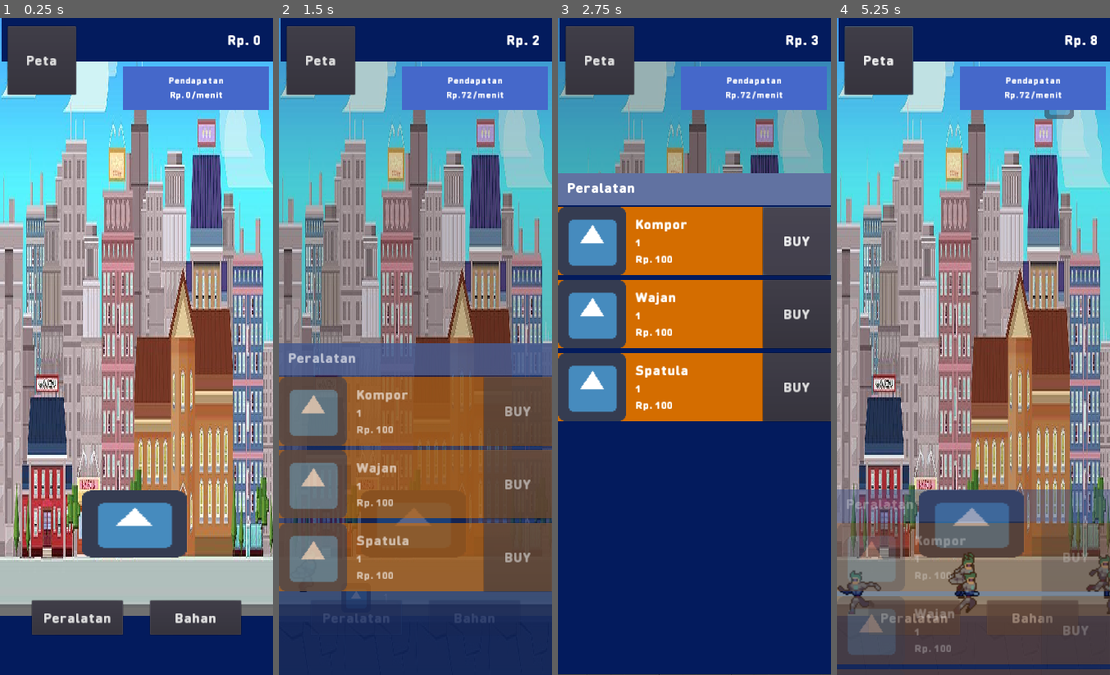
Above: before the commit, frames 1-4 (left to right).
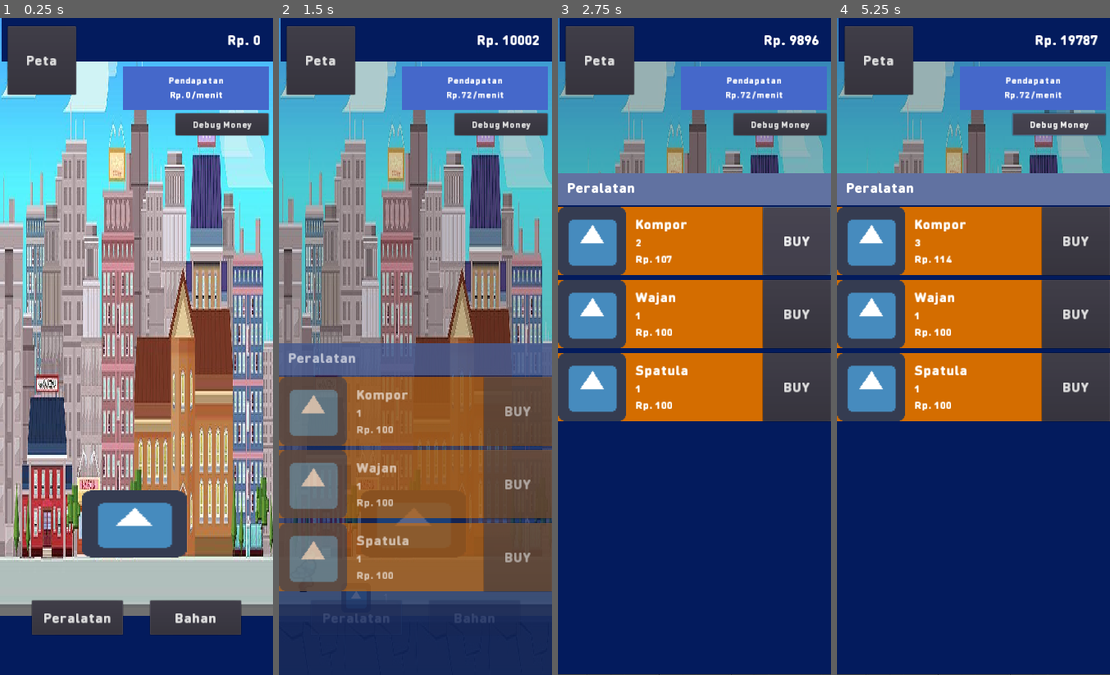
Above: after the commit, the same moments.

Repository: Zakcrust/idlegame-project
Game: Godot game, scene res://Src/View/TestView.tscn
Same seed, same stepped clock (60 frames per second), same inputs: the game is played once before the commit and once after it. The engine's default icon, where the game draws it, is replaced by a stand-in: a white triangle on a blue panel in a dark square.
Inputs (mouse positions are in pixels of both pictures, inside the frame that each line leads up to):
- Up to frame 1 (0.25 s): no input
- Up to frame 2 (1.5 s): click (500, 123) at 0.5 s, where only the run after the commit has a clickable "Debug Money"; click "Peralatan" at 1.25 s
- Up to frame 3 (2.75 s): click "BUY" at 2 s
- Up to frame 4 (5.25 s): click "Peta" at 2.75 s; click "BUY" at 3.5 s; click "Peta" at 4.25 s; click (1058, 123) at 5 s, where only the run after the commit has a clickable "Debug Money"

The runs differ from the first frame. In frame 1, 1.3% of the frame differs, in the area x 63-99%, y 14-18%; in frame 2, 1.5%; in frame 3, 1.5%; in frame 4, 87%, in the area x 0-100%, y 0-100%.

Commit message:
Add debug money button

Diff:
--- a/Src/View/Topbar.gd
+++ b/Src/View/Topbar.gd
@@ -11,3 +11,8 @@
 
 func set_ipm_view(value) -> void:
 	$IncomeContainer/VBoxContainer/Income.text = "Rp. %s /menit" % value
+
+func _on_DebugMoney_pressed():
+	var money = DataManager.get_money()
+	money += 10000
+	DataManager.set_money(money)
--- a/Src/View/Topbar.tscn
+++ b/Src/View/Topbar.tscn
@@ -9,6 +9,11 @@
 font_data = ExtResource( 1 )
 
 [sub_resource type="DynamicFont" id=2]
+size = 20
+use_filter = true
+font_data = ExtResource( 1 )
+
+[sub_resource type="DynamicFont" id=3]
 size = 20
 use_filter = true
 font_data = ExtResource( 1 )
@@ -95,3 +100,16 @@
 __meta__ = {
 "_edit_use_anchors_": false
 }
+
+[node name="DebugMoney" type="Button" parent="."]
+margin_left = 386.0
+margin_top = 209.0
+margin_right = 590.0
+margin_bottom = 257.0
+custom_fonts/font = SubResource( 3 )
+text = "Debug Money"
+__meta__ = {
+"_edit_use_anchors_": false
+}
+
+[connection signal="pressed" from="DebugMoney" to="." method="_on_DebugMoney_pressed"]
Not shown: 1 places in Src/View/Topbar.tscn that only renumber resources
